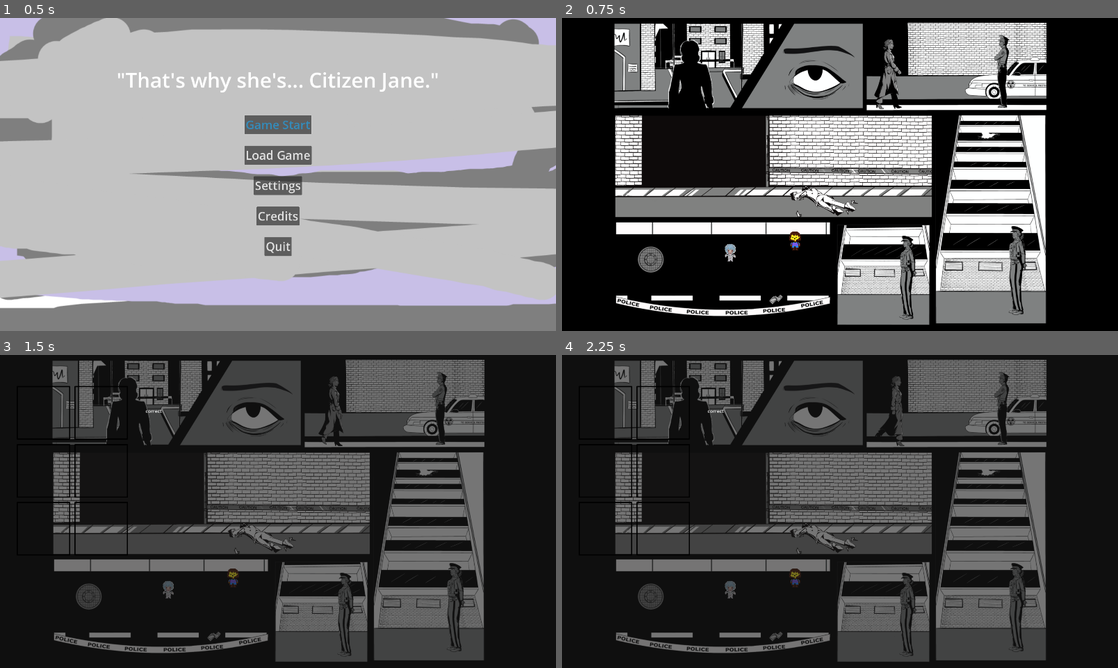
Above: before the commit, frames 1-4 (two rows, left to right).
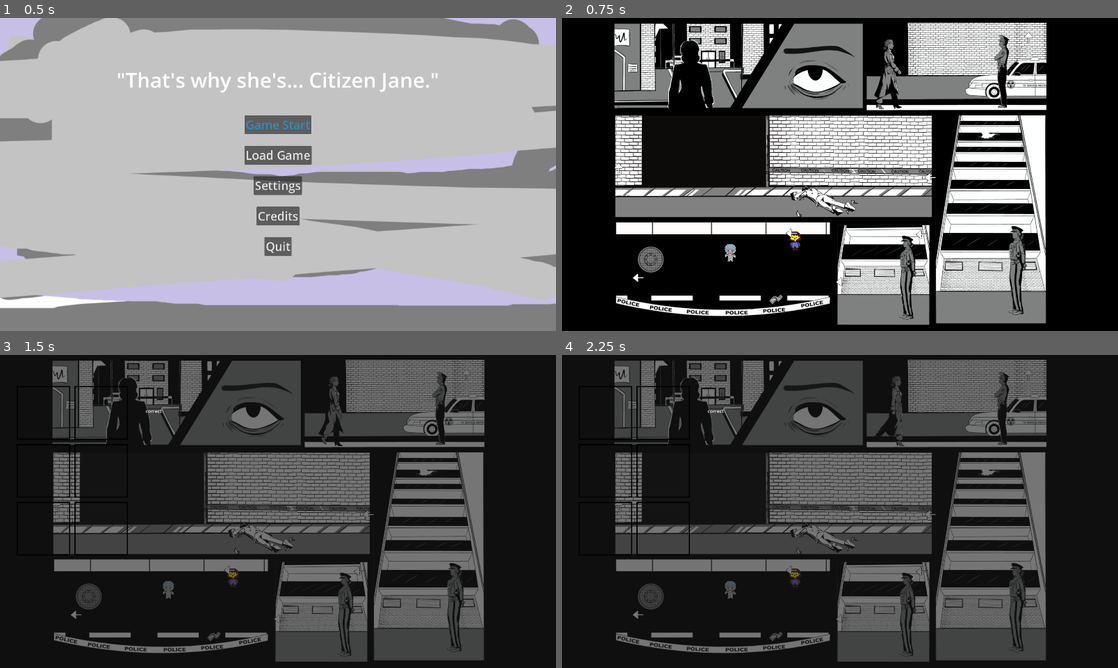
Above: after the commit, the same moments.

Repository: GDYUClub/term-project-w25
Game: Godot game, scene res://src/main/main_menu.tscn
Same seed, same stepped clock (60 frames per second), same inputs: the game is played once before the commit and once after it.
Inputs (mouse positions are in pixels of both pictures, inside the frame that each line leads up to):
- Up to frame 1 (0.5 s): no input
- Up to frame 2 (0.75 s): click "Game Start" at 0.5 s
- Up to frame 3 (1.5 s): tap Enter (ui_accept) at 1.25 s; move the mouse to (400, 495) at 1.27 s; hold D (right) from 1.28 s (still down); tap Q (analyze) at 1.35 s; click (400, 495) at 1.42 s
- Up to frame 4 (2.25 s): tap Space (jump) at 1.52 s; release D (right) at 2 s; drag from (728, 527) to (673, 621) at 2.02 s

Frame 1 is identical in both runs. In frame 2, 0.1% of the frame differs, in the area x 9-85%, y 4-86%; in frame 3, less than 0.1%; in frame 4, less than 0.1%.

Commit message:
making notification arrows for panel transitions

Diff:
--- a/src/PanelTransition.tscn
+++ b/src/PanelTransition.tscn
@@ -1,9 +1,13 @@
-[gd_scene load_steps=3 format=3 uid="uid://c5psffmv1afdo"]
+[gd_scene load_steps=5 format=3 uid="uid://c5psffmv1afdo"]
 
 [ext_resource type="Script" uid="uid://bt3pkvlpkcrsn" path="res://src/frame.gd" id="1_lu2ol"]
+[ext_resource type="Texture2D" uid="uid://dj5uqta4q8aks" path="res://assets/sprites/ui/arrow.png" id="2_70s1w"]
 
 [sub_resource type="RectangleShape2D" id="RectangleShape2D_u1ojx"]
 size = Vector2(16.0013, 283.502)
+
+[sub_resource type="RectangleShape2D" id="RectangleShape2D_70s1w"]
+size = Vector2(296, 166.5)
 
 [node name="PanelTransition" type="Area2D"]
 script = ExtResource("1_lu2ol")
@@ -15,3 +19,11 @@
 debug_color = Color(1.19124e-06, 0.413376, 0.167811, 0.42)
 
 [node name="NewFrame" type="Marker2D" parent="."]
+
+[node name="Sprite2D" type="Sprite2D" parent="."]
+texture = ExtResource("2_70s1w")
+
+[node name="ArrowNotif" type="Area2D" parent="."]
+
+[node name="CollisionShape2D" type="CollisionShape2D" parent="ArrowNotif"]
+shape = SubResource("RectangleShape2D_70s1w")
--- a/src/dialogue/dialogue_ui.tscn
+++ b/src/dialogue/dialogue_ui.tscn
@@ -203,6 +203,7 @@
 
 [node name="PolaroidFrame" type="TextureRect" parent="Background"]
 unique_name_in_owner = true
+visible = false
 layout_mode = 0
 offset_left = 752.0
 offset_top = 550.0
--- a/src/frame.gd
+++ b/src/frame.gd
@@ -6,10 +6,16 @@
 	TOP_DOWN,
 	SIDE_SCROLLER,
 }
+enum ARROW_DIRECTIONS{
+	UP,
+	DOWN,
+	LEFT,
+	RIGHT,
+}
 
 @export var move_type:MOVETYPES
 @export var jane_scale:int
-
+@export var arrow_dir:ARROW_DIRECTIONS
 func _ready() -> void:
 	body_entered.connect(_on_body_entered)
 
--- /dev/null
+++ b/src/levels/opening-cutscene/cutscene1.tscn
@@ -0,0 +1,135 @@
+[gd_scene load_steps=6 format=3 uid="uid://dumjy7u1e7e4t"]
+
+[ext_resource type="Texture2D" uid="uid://he4s4k4svpvn" path="res://assets/sprites/pages/1-2/Panel1.png-1080x.png" id="1_4uek8"]
+[ext_resource type="Texture2D" uid="uid://vbfvmvm6kri7" path="res://assets/sprites/pages/1-2/Panel2.png-1080x.png" id="2_646xm"]
+
+[sub_resource type="Animation" id="Animation_4uek8"]
+resource_name = "cutscene"
+length = 15.0
+loop_mode = 1
+tracks/0/type = "value"
+tracks/0/imported = false
+tracks/0/enabled = true
+tracks/0/path = NodePath("page1/Panel1_png-1080x:self_modulate")
+tracks/0/interp = 1
+tracks/0/loop_wrap = true
+tracks/0/keys = {
+"times": PackedFloat32Array(0, 0.5),
+"transitions": PackedFloat32Array(1, 1),
+"update": 0,
+"values": [Color(1, 1, 1, 0), Color(1, 1, 1, 1)]
+}
+tracks/1/type = "value"
+tracks/1/imported = false
+tracks/1/enabled = true
+tracks/1/path = NodePath("page1/Panel2_png-1080x:self_modulate")
+tracks/1/interp = 1
+tracks/1/loop_wrap = true
+tracks/1/keys = {
+"times": PackedFloat32Array(1.5, 2),
+"transitions": PackedFloat32Array(1, 1),
+"update": 0,
+"values": [Color(1, 1, 1, 0), Color(1, 1, 1, 1)]
+}
+tracks/2/type = "value"
+tracks/2/imported = false
+tracks/2/enabled = true
+tracks/2/path = NodePath("page1/Panel2_png-1080x:visible")
+tracks/2/interp = 1
+tracks/2/loop_wrap = true
+tracks/2/keys = {
+"times": PackedFloat32Array(0, 1.5),
+"transitions": PackedFloat32Array(1, 1),
+"update": 1,
+"values": [false, true]
+}
+tracks/3/type = "value"
+tracks/3/imported = false
+tracks/3/enabled = true
+tracks/3/path = NodePath("page1/Panel1_png-1080x:visible")
+tracks/3/interp = 1
+tracks/3/loop_wrap = true
+tracks/3/keys = {
+"times": PackedFloat32Array(0),
+"transitions": PackedFloat32Array(1),
+"update": 1,
+"values": [true]
+}
+
+[sub_resource type="Animation" id="Animation_646xm"]
+length = 0.001
+tracks/0/type = "value"
+tracks/0/imported = false
+tracks/0/enabled = true
+tracks/0/path = NodePath("page1/Panel1_png-1080x:self_modulate")
+tracks/0/interp = 1
+tracks/0/loop_wrap = true
+tracks/0/keys = {
+"times": PackedFloat32Array(0),
+"transitions": PackedFloat32Array(1),
+"update": 0,
+"values": [Color(1, 1, 1, 1)]
+}
+tracks/1/type = "value"
+tracks/1/imported = false
+tracks/1/enabled = true
+tracks/1/path = NodePath("page1/Panel2_png-1080x:self_modulate")
+tracks/1/interp = 1
+tracks/1/loop_wrap = true
+tracks/1/keys = {
+"times": PackedFloat32Array(0),
+"transitions": PackedFloat32Array(1),
+"update": 0,
+"values": [Color(1, 1, 1, 1)]
+}
+tracks/2/type = "value"
+tracks/2/imported = false
+tracks/2/enabled = true
+tracks/2/path = NodePath("page1/Panel2_png-1080x:visible")
+tracks/2/interp = 1
+tracks/2/loop_wrap = true
+tracks/2/keys = {
+"times": PackedFloat32Array(0),
+"transitions": PackedFloat32Array(1),
+"update": 1,
+"values": [false]
+}
+tracks/3/type = "value"
+tracks/3/imported = false
+tracks/3/enabled = true
+tracks/3/path = NodePath("page1/Panel1_png-1080x:visible")
+tracks/3/interp = 1
+tracks/3/loop_wrap = true
+tracks/3/keys = {
+"times": PackedFloat32Array(0),
+"transitions": PackedFloat32Array(1),
+"update": 1,
+"values": [true]
+}
+
+[sub_resource type="AnimationLibrary" id="AnimationLibrary_646xm"]
+_data = {
+&"RESET": SubResource("Animation_646xm"),
+&"cutscene": SubResource("Animation_4uek8")
+}
+
+[node name="Cutscene1" type="Node2D"]
+
+[node name="AnimationPlayer" type="AnimationPlayer" parent="."]
+libraries = {
+&"": SubResource("AnimationLibrary_646xm")
+}
+autoplay = "cutscene"
+
+[node name="page1" type="Node2D" parent="."]
+
+[node name="Panel1_png-1080x" type="Sprite2D" parent="page1"]
+position = Vector2(562, 521)
+texture = ExtResource("1_4uek8")
+
+[node name="Panel2_png-1080x" type="Sprite2D" parent="page1"]
+visible = false
+modulate = Color(1, 1, 1, 0.990417)
+position = Vector2(1216, 485.5)
+scale = Vector2(0.75679, 0.75679)
+texture = ExtResource("2_646xm")
--- a/src/levels/tutorial/tutorial.tscn
+++ b/src/levels/tutorial/tutorial.tscn
@@ -47,6 +47,18 @@
 [sub_resource type="RectangleShape2D" id="RectangleShape2D_w3jir"]
 size = Vector2(12.5006, 283.502)
 
+[sub_resource type="RectangleShape2D" id="RectangleShape2D_mcod2"]
+size = Vector2(154, 283)
+
+[sub_resource type="RectangleShape2D" id="RectangleShape2D_wbdfn"]
+size = Vector2(296, 253.25)
+
+[sub_resource type="RectangleShape2D" id="RectangleShape2D_0fxmp"]
+size = Vector2(296, 118)
+
+[sub_resource type="RectangleShape2D" id="RectangleShape2D_vqgbc"]
+size = Vector2(296, 52)
+
 [node name="Main" type="Node"]
 script = ExtResource("1_hspkm")
 
@@ -173,13 +185,17 @@
 [node name="Transitions" type="Node2D" parent="."]
 
 [node name="3-4" parent="Transitions" instance=ExtResource("7_oggfx")]
-position = Vector2(1669, 171)
-move_type = 1
+position = Vector2(1669, 173)
+move_type = 1
+arrow_dir = 3
 metadata/_edit_group_ = true
 
 [node name="NewFrame" parent="Transitions/3-4" index="1"]
 position = Vector2(-1390, 373)
 
+[node name="Sprite2D" parent="Transitions/3-4" index="2"]
+position = Vector2(-58, -102)
+
 [node name="4-3" parent="Transitions" instance=ExtResource("7_oggfx")]
 position = Vector2(196, 523)
 move_type = 1
@@ -198,6 +214,25 @@
 [node name="NewFrame" parent="Transitions/4-5" index="1"]
 position = Vector2(-250.003, -502.998)
 
+[node name="5-4" parent="Transitions" instance=ExtResource("7_oggfx")]
+position = Vector2(789, 717)
+rotation = -1.57079
+move_type = 1
+
+[node name="CollisionShape2D" parent="Transitions/5-4" index="0"]
+rotation = -3.14159
+shape = SubResource("RectangleShape2D_w3jir")
+
+[node name="NewFrame" parent="Transitions/5-4" index="1"]
+position = Vector2(757.006, 913.995)
+
+[node name="Sprite2D" parent="Transitions/5-4" index="2"]
+position = Vector2(-26, 7.00016)
+
+[node name="CollisionShape2D" parent="Transitions/5-4/ArrowNotif" index="0"]
+position = Vector2(-71, -2.49963)
+shape = SubResource("RectangleShape2D_mcod2")
+
 [node name="5-6" parent="Transitions" instance=ExtResource("7_oggfx")]
 position = Vector2(188, 893)
 rotation = -1.57079
@@ -209,30 +244,27 @@
 [node name="NewFrame" parent="Transitions/5-6" index="1"]
 position = Vector2(-54.9947, 840)
 
-[node name="5-4" parent="Transitions" instance=ExtResource("7_oggfx")]
-position = Vector2(319, 1318)
-rotation = -1.57079
-move_type = 1
-
-[node name="CollisionShape2D" parent="Transitions/5-4" index="0"]
-position = Vector2(608.003, 465.996)
-rotation = -3.14159
-shape = SubResource("RectangleShape2D_w3jir")
-
-[node name="NewFrame" parent="Transitions/5-4" index="1"]
-position = Vector2(757.006, 913.995)
+[node name="Sprite2D" parent="Transitions/5-6" index="2"]
+position = Vector2(-3.99951, 78)
+
+[node name="CollisionShape2D" parent="Transitions/5-6/ArrowNotif" index="0"]
+position = Vector2(0.00012207, 43.375)
+shape = SubResource("RectangleShape2D_wbdfn")
 
 [node name="6-5" parent="Transitions" instance=ExtResource("7_oggfx")]
-position = Vector2(681, 903)
+position = Vector2(969, 911)
 rotation = -1.57079
 
 [node name="CollisionShape2D" parent="Transitions/6-5" index="0"]
-position = Vector2(-3.99817, 292)
 rotation = -1.57079
 
 [node name="NewFrame" parent="Transitions/6-5" index="1"]
 position = Vector2(-15.9988, 199)
 
+[node name="CollisionShape2D" parent="Transitions/6-5/ArrowNotif" index="0"]
+position = Vector2(-0.000244141, 48)
+shape = SubResource("RectangleShape2D_0fxmp")
+
 [node name="6-7" parent="Transitions" instance=ExtResource("7_oggfx")]
 position = Vector2(1278, 908)
 rotation = -1.57079
@@ -243,6 +275,13 @@
 
 [node name="NewFrame" parent="Transitions/6-7" index="1"]
 position = Vector2(-26.9993, 110)
+
+[node name="Sprite2D" parent="Transitions/6-7" index="2"]
+position = Vector2(160, -32.001)
+
+[node name="CollisionShape2D" parent="Transitions/6-7/ArrowNotif" index="0"]
+position = Vector2(0.000244141, -32)
+shape = SubResource("RectangleShape2D_vqgbc")
 
 [node name="PlayerStart" type="Marker2D" parent="."]
 unique_name_in_owner = true
--- a/src/main/main_menu.tscn
+++ b/src/main/main_menu.tscn
@@ -1,6 +1,6 @@
 [gd_scene load_steps=3 format=3 uid="uid://b28kcyo0kbids"]
 
-[ext_resource type="Texture2D" uid="uid://m01chsswga2i" path="res://assets/menu/backgrounds/temp_menuscreen_background.png" id="1_7f66i"]
+[ext_resource type="Texture2D" uid="uid://m01chsswga2i" path="res://assets/sprites/temp_menuscreen_background.png" id="1_7f66i"]
 [ext_resource type="Script" uid="uid://cka7pr7qhw0tx" path="res://src/main/main_menu_script.gd" id="1_q12us"]
 
 [node name="MainMenuScreen" type="Control"]
Renamed: assets/sprites/pages/1-1/background.png -> assets/sprites/pages/background.png
Not shown, changed: assets/sprites/pages/background.png.import
Renamed: assets/menu/backgrounds/temp_menuscreen_background.png -> assets/sprites/temp_menuscreen_background.png
Not shown, changed: assets/sprites/temp_menuscreen_background.png.import
Binary file added: assets/sprites/ui/arrow.aseprite
Binary file added: assets/sprites/ui/arrow.png
Not shown, added: assets/sprites/ui/arrow.png.import
Not shown: 2 places in src/levels/tutorial/tutorial.tscn that only renumber resources
